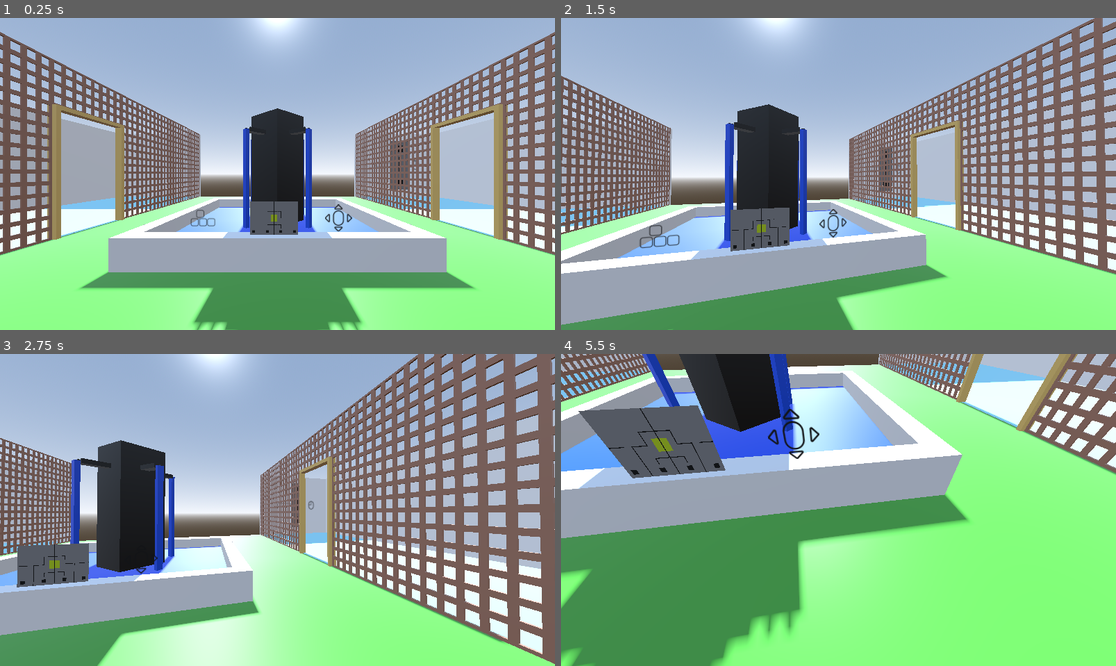
Above: before the commit, frames 1-4 (two rows, left to right).
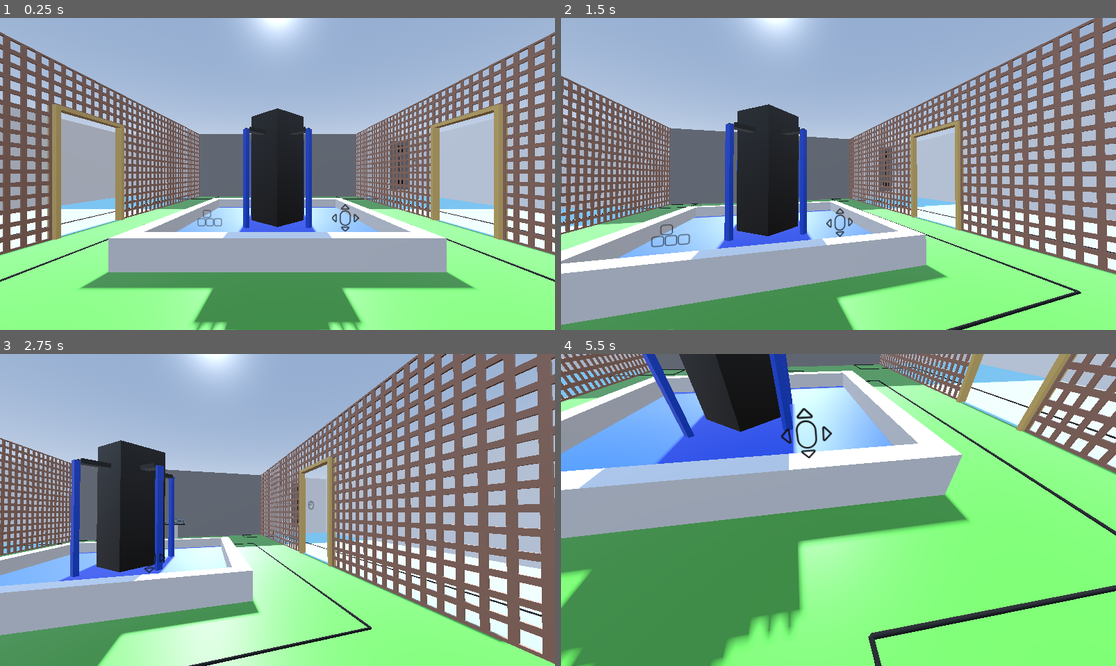
Above: after the commit, the same moments.

Repository: MarkRoss470/grid-puzzle-game
Game: Godot game, scene res://Main.tscn
Same seed, same stepped clock (60 frames per second), same inputs: the game is played once before the commit and once after it.
Inputs (mouse positions are in pixels of both pictures, inside the frame that each line leads up to):
- Up to frame 1 (0.25 s): no input
- Up to frame 2 (1.5 s): tap Enter at 0.5 s; move the mouse to (866, 174) at 0.52 s; hold W (move_forward) 0.53-1.28 s; tap Space (free_mouse) at 0.6 s; click (866, 174) at 0.67 s; tap R (reset) at 1.25 s; move the mouse to (727, 189) at 1.27 s; hold S (move_backward) from 1.28 s (still down); tap Ctrl (run) at 1.35 s; click (727, 189) at 1.42 s
- Up to frame 3 (2.75 s): tap R (reset) at 2 s; move the mouse to (333, 441) at 2.02 s; release S (move_backward) at 2.03 s; hold D (move_right) from 2.03 s (still down); tap Space (free_mouse) at 2.1 s; click (333, 441) at 2.17 s
- Up to frame 4 (5.5 s): move the mouse to (832, 516) at 2.77 s; release D (move_right) at 2.78 s; hold W (move_forward) 2.78-4.28 s; tap Ctrl (run) at 2.85, 4.35 s; click (832, 516) at 2.92 s; move the mouse to (877, 513) at 3.52 s; tap Space (free_mouse) at 3.6, 5.1 s; click (877, 513) at 3.67 s; tap R (reset) at 4.25, 5 s; move the mouse to (672, 463) at 4.27 s; hold A (move_left) 4.28-5.03 s; click (672, 463) at 4.42 s; move the mouse to (866, 510) at 5.02 s; hold S (move_backward) from 5.03 s (still down); click (866, 510) at 5.17 s

The runs differ from the first frame. In frame 1, 5.0% of the frame differs, in the area x 0-100%, y 37-85%; in frame 2, 6.7%; in frame 3, 6.6%; in frame 4, 8.3%, in the area x 1-100%, y 0-100%.

Commit message:
Moved the final puzzle to a pedestal and added wires

Diff:
--- a/Main.tscn
+++ b/Main.tscn
@@ -10,6 +10,8 @@
 [ext_resource type="Texture2D" uid="uid://ibv2qcugcvm3" path="res://textures/Object Textures/Control Tutorials/mouse move.png" id="6_dsqpq"]
 [ext_resource type="Texture2D" uid="uid://dgmcj0hui5247" path="res://textures/Object Textures/Control Tutorials/left click.png" id="7_2hhf2"]
 [ext_resource type="Script" path="res://scripts/Puzzles/SymbolPuzzle.gd" id="7_rw1rt"]
+[ext_resource type="Script" path="res://scripts/PuzzleResponses/PuzzleResponseWire.gd" id="7_yhdit"]
+[ext_resource type="Shader" uid="uid://c4ieflob81x7y" path="res://shaders/Wire.tres" id="8_bedcw"]
 [ext_resource type="Texture2D" uid="uid://d4khqglidoi2x" path="res://textures/Object Textures/Control Tutorials/space bar.png" id="8_njmtl"]
 [ext_resource type="Texture2D" uid="uid://df74abvsml4lp" path="res://textures/Object Textures/Control Tutorials/right click.png" id="9_m1euw"]
 [ext_resource type="Texture2D" uid="uid://dmjcrxvgl0y0q" path="res://textures/Object Textures/Control Tutorials/reset.png" id="10_18o3s"]
@@ -126,17 +128,28 @@
 [sub_resource type="BoxShape3D" id="47"]
 size = Vector3(5, 2, 5)
 
+[sub_resource type="BoxShape3D" id="BoxShape3D_yxw33"]
+size = Vector3(0.5, 1, 0.5)
+
+[sub_resource type="BoxShape3D" id="BoxShape3D_2v0sw"]
+size = Vector3(5, 4, 0.2)
+
+[sub_resource type="Curve3D" id="Curve3D_uptaw"]
+_data = {
+"points": PackedVector3Array(0, 0, 0, 1.45519e-11, 1.45519e-11, 1.45519e-11, 1.45519e-11, 1.45519e-11, -8.75, 0, 0, 0, 0, 0, 0, 1.25, 1.45519e-11, -8.75, 0, 0, 0, 0, 0, 0, 1.25, 1.45519e-11, -6.25, 0, 0, 0, 0, 0, 0, 3.75, 1.45519e-11, -6.25, 0, 0, 0, 0, 0, 0, 3.75, 1.45519e-11, 1.25, 0, 0, 0, 0, 0, 0, 1.25, 1.45519e-11, 1.25, 0, 0, 0, 0, 0, 0, 1.25, 1.45519e-11, 6.26, 0, 0, 0, 0, 0, 0, 6.25, 1.45519e-11, 6.25, 0, 0, 0, 0, 0, 0, 6.26, 1.45519e-11, -8.75, 0, 0, 0, 0, 0, 0, 3.75, 1.45519e-11, -8.75, 0, 0, 0, 0, 0, 0, 3.75, 1.45519e-11, -10, 0, 0, 0, 0, 0, 0, 5, 1.45519e-11, -10),
+"tilts": PackedFloat32Array(0, 0, 0, 0, 0, 0, 0, 0, 0, 0, 0, 0)
+}
+point_count = 12
+
+[sub_resource type="ShaderMaterial" id="ShaderMaterial_uq5sk"]
+render_priority = 0
+shader = ExtResource("8_bedcw")
+shader_parameter/signal_travel = null
+shader_parameter/curve_length = null
+shader_parameter/wire_colour_on = Color(1, 0, 0, 1)
+shader_parameter/wire_colour_off = null
+
 [sub_resource type="PlaneMesh" id="PlaneMesh_a654v"]
-
-[sub_resource type="StandardMaterial3D" id="StandardMaterial3D_i7apb"]
-transparency = 1
-cull_mode = 2
-albedo_texture = ExtResource("5_dj8dl")
-
-[sub_resource type="StandardMaterial3D" id="StandardMaterial3D_2k6b0"]
-transparency = 1
-cull_mode = 2
-albedo_texture = ExtResource("6_dsqpq")
 
 [sub_resource type="StandardMaterial3D" id="StandardMaterial3D_7n4st"]
 transparency = 1
@@ -159,6 +172,16 @@
 alpha_antialiasing_mode = 0
 cull_mode = 2
 albedo_texture = ExtResource("9_m1euw")
+
+[sub_resource type="StandardMaterial3D" id="StandardMaterial3D_i7apb"]
+transparency = 1
+cull_mode = 2
+albedo_texture = ExtResource("5_dj8dl")
+
+[sub_resource type="StandardMaterial3D" id="StandardMaterial3D_2k6b0"]
+transparency = 1
+cull_mode = 2
+albedo_texture = ExtResource("6_dsqpq")
 
 [sub_resource type="ProceduralSkyMaterial" id="ProceduralSkyMaterial_8xkuk"]
 
@@ -223,7 +246,7 @@
 [node name="Walls" type="StaticBody3D" parent="Courtyard/Collision"]
 
 [node name="South" type="CollisionShape3D" parent="Courtyard/Collision/Walls"]
-transform = Transform3D(1, 0, 0, 0, 1, 0, 0, 0, 1, 0, 2, 10)
+transform = Transform3D(1, 0, 0, 0, 1, 0, 0, 0, 1, 0, 2, 10.1)
 shape = SubResource("37")
 
 [node name="West" type="CollisionShape3D" parent="Courtyard/Collision/Walls"]
@@ -235,11 +258,11 @@
 shape = SubResource("38")
 
 [node name="North-east" type="CollisionShape3D" parent="Courtyard/Collision/Walls"]
-transform = Transform3D(1, 0, 0, 0, 1, 0, 0, 0, 1, 7.5, 2, -10)
+transform = Transform3D(1, 0, 0, 0, 1, 0, 0, 0, 1, 7.5, 2, -10.1)
 shape = SubResource("BoxShape3D_uvpya")
 
 [node name="North-west" type="CollisionShape3D" parent="Courtyard/Collision/Walls"]
-transform = Transform3D(1, 0, 0, 0, 1, 0, 0, 0, 1, -7.5, 2, -10)
+transform = Transform3D(1, 0, 0, 0, 1, 0, 0, 0, 1, -7.5, 2, -10.1)
 shape = SubResource("BoxShape3D_uvpya")
 
 [node name="Pillars" type="StaticBody3D" parent="Courtyard/Collision"]
@@ -277,28 +300,82 @@
 [node name="Ground" type="CollisionShape3D" parent="Courtyard/Collision"]
 shape = SubResource("36")
 
-[node name="CollisionShape3D" type="CollisionShape3D" parent="Courtyard/Collision"]
+[node name="Fountain" type="CollisionShape3D" parent="Courtyard/Collision"]
 transform = Transform3D(1, 0, 0, 0, 1, 0, 0, 0, 1, 0, 0, -2.5)
 shape = SubResource("47")
 
-[node name="Final Puzzle" type="Node3D" parent="Courtyard" node_paths=PackedStringArray("instance")]
-transform = Transform3D(0.1, 0, 0, 0, 0.1, 0, 0, 0, 0.1, -0.35, 1, 0)
+[node name="Pedestal" type="CollisionShape3D" parent="Courtyard/Collision"]
+transform = Transform3D(1, 0, 0, 0, 1, 0, 0, 0, 1, 0, 0.4, -8.75)
+shape = SubResource("BoxShape3D_yxw33")
+
+[node name="Final Puzzle and Doors" type="Node3D" parent="Courtyard"]
+
+[node name="Pedestal" type="Node3D" parent="Courtyard/Final Puzzle and Doors"]
+transform = Transform3D(0.14286, 0, 0, 0, 0.134244, -0.048861, 0, 0.048861, 0.134244, 0, 1, -8.75)
+
+[node name="Final Puzzle" type="Node3D" parent="Courtyard/Final Puzzle and Doors/Pedestal" node_paths=PackedStringArray("instance", "on_complete")]
+transform = Transform3D(1, 0, 0, 0, -5.96046e-08, 1, 0, -1, -5.96046e-08, -3, 0.1, -2)
 script = ExtResource("4_quw2b")
 key_x = 3
 key_y = 2
 key_target_rotation = 1
 puzzle = [7.0, 5.0, [[[1, 0, 0], [1, 0, 0], [4, 0, 3], [1, 0, 0], [7, 0, 1]], [[1, 0, 0], [1, 0, 0], [3, 0, 1], [4, 0,  …(301 unchanged characters)…
-instance = NodePath("../../Tile")
-
-[node name="WASD" type="CSGMesh3D" parent="Courtyard/Final Puzzle"]
-transform = Transform3D(2, 0, 0, 0, -8.74228e-08, -2, 0, 2, -8.74228e-08, -7.5, -2, 0)
-mesh = SubResource("PlaneMesh_a654v")
-material = SubResource("StandardMaterial3D_i7apb")
-
-[node name="Mouse Move" type="CSGMesh3D" parent="Courtyard/Final Puzzle"]
-transform = Transform3D(2, 0, 0, 0, -8.74228e-08, -2, 0, 2, -8.74228e-08, 12.5, -2, 0)
-mesh = SubResource("PlaneMesh_a654v")
-material = SubResource("StandardMaterial3D_2k6b0")
+instance = NodePath("../../../../Tile")
+on_complete = NodePath("../../Splitter")
+
+[node name="Left Door" type="StaticBody3D" parent="Courtyard/Final Puzzle and Doors"]
+transform = Transform3D(1, 0, 0, 0, 1, 0, 0, 0, 1, -4.9, 2, -10.1)
+script = ExtResource("13_2mdim")
+end_position = Vector3(-4.9, 2, -10.1)
+end_rotation = Vector3(1.45519e-11, 90, 1.45519e-11)
+
+[node name="CSGBox3D" type="CSGBox3D" parent="Courtyard/Final Puzzle and Doors/Left Door"]
+transform = Transform3D(1, 0, 0, 0, 1, 0, 0, 0, 1, 2.4, 0, 0)
+size = Vector3(5, 4, 0.2)
+
+[node name="CollisionShape3D" type="CollisionShape3D" parent="Courtyard/Final Puzzle and Doors/Left Door"]
+transform = Transform3D(1, 0, 0, 0, 1, 0, 0, 0, 1, 2.4, 0, 0)
+shape = SubResource("BoxShape3D_2v0sw")
+
+[node name="Right Door" type="StaticBody3D" parent="Courtyard/Final Puzzle and Doors"]
+transform = Transform3D(1, 0, 0, 0, 1, 0, 0, 0, 1, 4.9, 2, -10.1)
+script = ExtResource("13_2mdim")
+end_position = Vector3(4.9, 2, -10.1)
+end_rotation = Vector3(1.45519e-11, -90, 1.45519e-11)
+
+[node name="CSGBox3D" type="CSGBox3D" parent="Courtyard/Final Puzzle and Doors/Right Door"]
+transform = Transform3D(1, 0, 0, 0, 1, 0, 0, 0, 1, -2.4, 0, 0)
+size = Vector3(5, 4, 0.2)
+
+[node name="CollisionShape3D" type="CollisionShape3D" parent="Courtyard/Final Puzzle and Doors/Right Door"]
+transform = Transform3D(1, 0, 0, 0, 1, 0, 0, 0, 1, -2.4, 0, 0)
+shape = SubResource("BoxShape3D_2v0sw")
+
+[node name="Splitter" type="Node" parent="Courtyard/Final Puzzle and Doors"]
+script = ExtResource("5_t78nx")
+target_paths = Array[NodePath]([NodePath("../Left Wire"), NodePath("../Right Wire")])
+params = Array[int]([0, 0])
+
+[node name="Right Wire" type="Path3D" parent="Courtyard/Final Puzzle and Doors" node_paths=PackedStringArray("on_complete")]
+curve = SubResource("Curve3D_uptaw")
+script = ExtResource("7_yhdit")
+on_complete = NodePath("../Right Door")
+edge_loop_distance = 0.02
+simplify_angle = 10.0
+travel_time = 10.0
+wire_material = SubResource("ShaderMaterial_uq5sk")
+path = NodePath(".")
+
+[node name="Left Wire" type="Path3D" parent="Courtyard/Final Puzzle and Doors" node_paths=PackedStringArray("on_complete")]
+transform = Transform3D(-1, 0, 0, 0, 1, 0, 0, 0, 1, 0, 0, 0)
+curve = SubResource("Curve3D_uptaw")
+script = ExtResource("7_yhdit")
+on_complete = NodePath("../Left Door")
+edge_loop_distance = 0.02
+simplify_angle = 10.0
+travel_time = 10.0
+wire_material = SubResource("ShaderMaterial_uq5sk")
+path = NodePath("../Right Wire")
 
 [node name="Puzzles" type="Node3D" parent="Courtyard"]
 
@@ -418,6 +495,7 @@
 script = ExtResource("5_t78nx")
 target_paths = Array[NodePath]([NodePath("Left"), NodePath("Right"), NodePath("Reset Prompt")])
 params = Array[int]([0, 0, 0])
+load_on_start = true
 
 [node name="Left" type="Node3D" parent="Courtyard/Puzzles/Tutorial/Squares Challenges" node_paths=PackedStringArray("instance", "on_complete")]
 transform = Transform3D(0.5, 0, 0, 0, 0.5, 0, 0, 0, 0.5, 0.25, -0.25, 0)
@@ -712,11 +790,21 @@
 instance = NodePath("../../../../Tile")
 load_on_start = false
 
+[node name="WASD" type="CSGMesh3D" parent="Courtyard"]
+transform = Transform3D(0.2, 0, 0, 0, -8.74228e-09, -0.2, 0, 0.2, -8.74228e-09, -1, 0.8, 0)
+mesh = SubResource("PlaneMesh_a654v")
+material = SubResource("StandardMaterial3D_i7apb")
+
+[node name="Mouse Move" type="CSGMesh3D" parent="Courtyard"]
+transform = Transform3D(0.2, 0, 0, 0, -8.74228e-09, -0.2, 0, 0.2, -8.74228e-09, 1, 0.8, 0)
+mesh = SubResource("PlaneMesh_a654v")
+material = SubResource("StandardMaterial3D_2k6b0")
+
 [node name="WorldEnvironment" type="WorldEnvironment" parent="."]
 environment = SubResource("Environment_j8joh")
 
 [node name="DirectionalLight3D" type="DirectionalLight3D" parent="WorldEnvironment"]
-transform = Transform3D(1, 0, 0, 0, -0.765146, 0.643857, 0, -0.643857, -0.765146, 0, 7.22089, -12.8683)
+transform = Transform3D(1, 0, 0, 0, -0.765146, 0.643857, 0, -0.643857, -0.765146, 0, 3.22089, -7.8683)
 shadow_enabled = true
 
 [connection signal="input_event" from="Tile/Area3D" to="Tile" method="input_event"]
--- a/project.godot
+++ b/project.godot
@@ -71,6 +71,7 @@
 
 [rendering]
 
+renderer/rendering_method="gl_compatibility"
 environment/defaults/default_environment="res://default_env.tres"
 quality/driver/driver_name="GLES2"
 vram_compression/import_etc=true
--- a/scripts/PuzzleResponses/PuzzleResponseWire.gd
+++ b/scripts/PuzzleResponses/PuzzleResponseWire.gd
@@ -1,4 +1,4 @@
-extends Path3D
+extends Node3D
 
 # What object to call the on_puzzle_solve method of when the signal reaches the end of the wire
 @export var on_complete: Node
@@ -21,6 +21,7 @@
 # Material should have parameter 'signal_travel' from 0 to 1 controlling how much of the wire the signal has travelled
 # It should also have a parameter called 'curve_length' which gives the total length of the curve
 @export var wire_material: Material
+@export_node_path("Path3D") var path: NodePath
 
 # If the puzzle this wire is taking input from is solved
 var completed := false
@@ -75,7 +76,7 @@
 
 	# Set what path for the polygon to extrude along
 	# self.get_path() returns a NodePath (e.g. "res://...") pointing to this object, which is the path for the wire to follow
-	poly.path_node = self.get_path()
+	poly.path_node = NodePath("../" + str(path))
 	# Set the polygon's material
 	poly.material = wire_material
 
--- /dev/null
+++ b/scripts/Puzzles/SingleSolutionPuzzle.gd
@@ -0,0 +1,11 @@
+extends Puzzle
+
+
+# Called when the node enters the scene tree for the first time.
+func _ready():
+	pass # Replace with function body.
+
+
+# Called every frame. 'delta' is the elapsed time since the previous frame.
+func _process(delta):
+	pass
--- /dev/null
+++ b/shaders/Wire.tres
@@ -0,0 +1,104 @@
+[gd_resource type="VisualShader" load_steps=10 format=3 uid="uid://c4ieflob81x7y"]
+
+[sub_resource type="VisualShaderNodeFloatParameter" id="VisualShaderNodeFloatParameter_2t3qg"]
+parameter_name = "curve_length"
+
+[sub_resource type="VisualShaderNodeColorParameter" id="VisualShaderNodeColorParameter_fvq0s"]
+parameter_name = "wire_colour_on"
+
+[sub_resource type="VisualShaderNodeColorParameter" id="VisualShaderNodeColorParameter_847vk"]
+parameter_name = "wire_colour_off"
+
+[sub_resource type="VisualShaderNodeInput" id="VisualShaderNodeInput_kgq5v"]
+input_name = "uv"
+
+[sub_resource type="VisualShaderNodeVectorDecompose" id="VisualShaderNodeVectorDecompose_7prak"]
+
+[sub_resource type="VisualShaderNodeCompare" id="VisualShaderNodeCompare_bojt0"]
+function = 2
+
+[sub_resource type="VisualShaderNodeFloatParameter" id="VisualShaderNodeFloatParameter_jkdfc"]
+parameter_name = "signal_travel"
+
+[sub_resource type="VisualShaderNodeSwitch" id="VisualShaderNodeSwitch_6fp8f"]
+default_input_values = [0, false, 1, Vector3(1, 1, 1), 2, Vector3(0, 0, 0)]
+op_type = 4
+
+[sub_resource type="VisualShaderNodeFloatOp" id="VisualShaderNodeFloatOp_f38fj"]
+operator = 2
+
+[resource]
+code = "shader_type spatial;
+uniform float signal_travel;
+uniform float curve_length;
+uniform vec4 wire_colour_on : source_color;
+uniform vec4 wire_colour_off : source_color;
+
+
+
+void fragment() {
+// FloatParameter:7
+	float n_out7p0 = signal_travel;
+
+
+// FloatParameter:10
+	float n_out10p0 = curve_length;
+
+
+// FloatOp:9
+	float n_out9p0 = n_out7p0 * n_out10p0;
+
+
+// Input:4
+	vec2 n_out4p0 = UV;
+
+
+// VectorDecompose:5
+	float n_out5p0 = vec3(n_out4p0, 0.0).x;
+	float n_out5p1 = vec3(n_out4p0, 0.0).y;
+	float n_out5p2 = vec3(n_out4p0, 0.0).z;
+
+
+// Compare:6
+	bool n_out6p0 = n_out9p0 > n_out5p0;
+
+
+// ColorParameter:2
+	vec4 n_out2p0 = wire_colour_on;
+
+
+// ColorParameter:3
+	vec4 n_out3p0 = wire_colour_off;
+
+
+	vec3 n_out8p0;
+// Switch:8
+	n_out8p0 = mix(vec3(n_out3p0.xyz), vec3(n_out2p0.xyz), float(n_out6p0));
+
+
+// Output:0
+	ALBEDO = n_out8p0;
+
+
+}
+"
+graph_offset = Vector2(-814.749, -223.943)
+nodes/fragment/2/node = SubResource("VisualShaderNodeColorParameter_fvq0s")
+nodes/fragment/2/position = Vector2(-1880, 240)
+nodes/fragment/3/node = SubResource("VisualShaderNodeColorParameter_847vk")
+nodes/fragment/3/position = Vector2(-1880, 580)
+nodes/fragment/4/node = SubResource("VisualShaderNodeInput_kgq5v")
+nodes/fragment/4/position = Vector2(-2820, -160)
+nodes/fragment/5/node = SubResource("VisualShaderNodeVectorDecompose_7prak")
+nodes/fragment/5/position = Vector2(-2140, -200)
+nodes/fragment/6/node = SubResource("VisualShaderNodeCompare_bojt0")
+nodes/fragment/6/position = Vector2(-660, -720)
+nodes/fragment/7/node = SubResource("VisualShaderNodeFloatParameter_jkdfc")
+nodes/fragment/7/position = Vector2(-2500, -980)
+nodes/fragment/8/node = SubResource("VisualShaderNodeSwitch_6fp8f")
+nodes/fragment/8/position = Vector2(-140, 180)
+nodes/fragment/9/node = SubResource("VisualShaderNodeFloatOp_f38fj")
+nodes/fragment/9/position = Vector2(-1700, -840)
+nodes/fragment/10/node = SubResource("VisualShaderNodeFloatParameter_2t3qg")
+nodes/fragment/10/position = Vector2(-2500, -620)
+nodes/fragment/connections = PackedInt32Array(4, 0, 5, 0, 6, 0, 8, 0, 2, 0, 8, 1, 3, 0, 8, 2, 8, 0, 0, 0, 5, 0, 6, 1, 9, 0, 6, 0, 7, 0, 9, 0, 10, 0, 9, 1)
Not shown: 1 places in Main.tscn that only renumber resources
Binary file changed: models/courtyard.glb
Not shown, changed: models/courtyard.blend
Not shown, changed: models/courtyard.blend1
